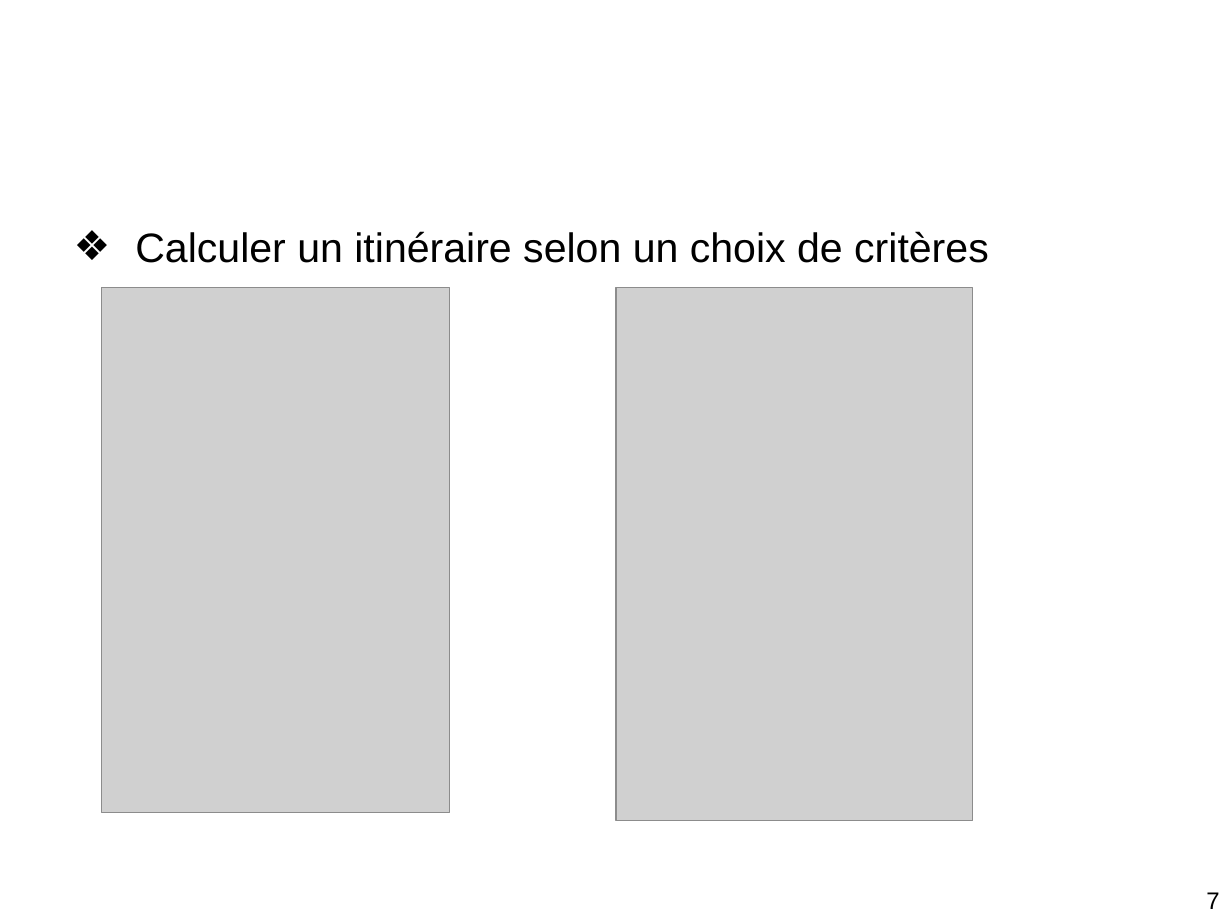
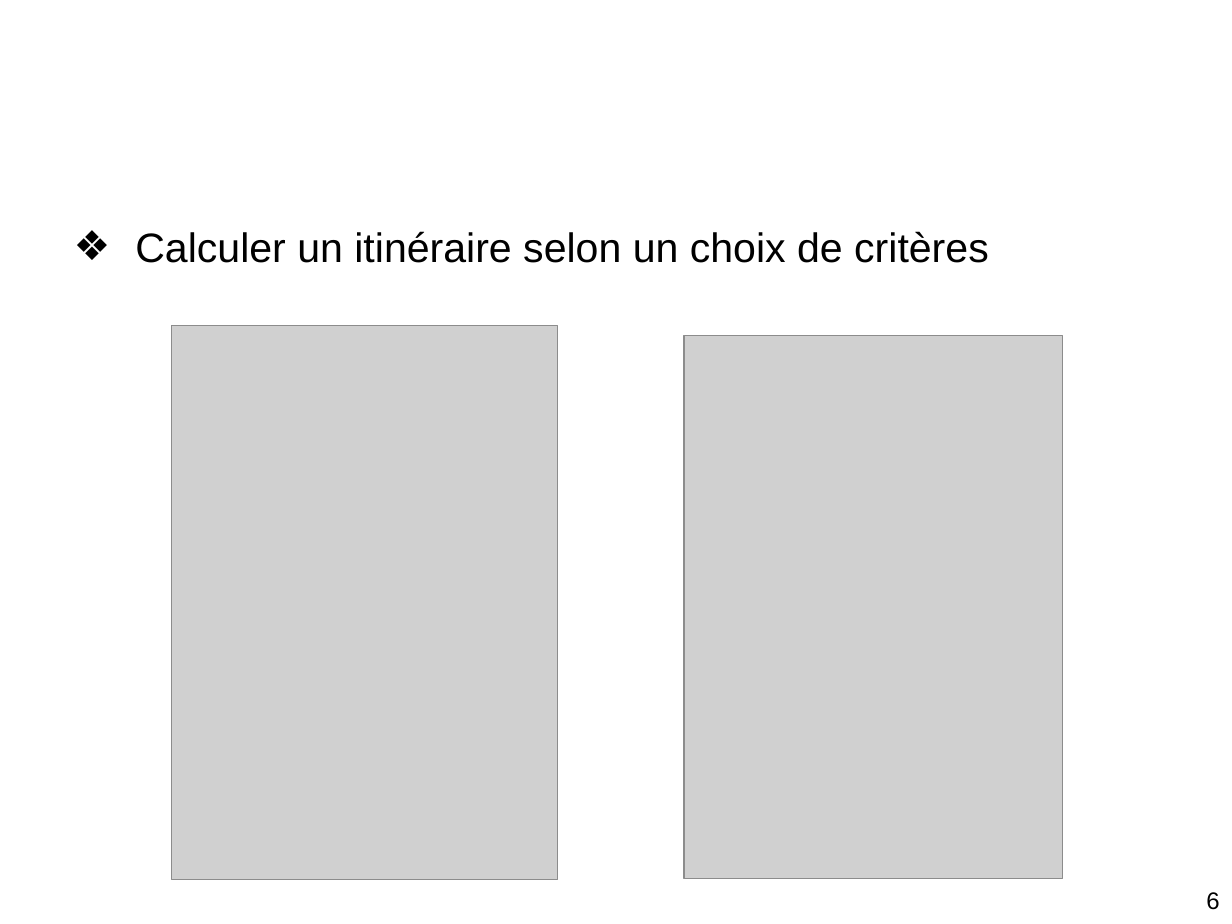
Before and after one commit to axelajv/FirefoxOS-ProjetDLL, a slide deck: slide 6 of PowerPoint/PPT Projet-DLL.ppt (slide 7 before the commit). Drawn at 1232x924 pixels with LibreOffice and Linux fonts; fonts in the diff are those of the drawing; grey boxes stand for pictures; background and template pictures are left out. Boxes give left, top, right and bottom in pixels: in the first picture for what was removed or moved away, otherwise in the second. Text is boxed around its words. In the diff, an @@ line names an element or a change of style, - is before the commit and + after.

```diff
--- a/PowerPoint/PPT Projet-DLL.ppt
+++ b/PowerPoint/PPT Projet-DLL.ppt
@@ picture: place and size @@
-picture at box(102, 287, 450, 812)
+picture at box(171, 325, 558, 880)
@@ picture: place and size @@
-picture at box(616, 287, 973, 821)
+picture at box(684, 336, 1062, 880)
@@ page number at box(1206, 892, 1219, 910): text changed @@
-7
+6
```
Also in this commit, not shown: 6 other slides changed, 1 slide added, 1 slide removed.
